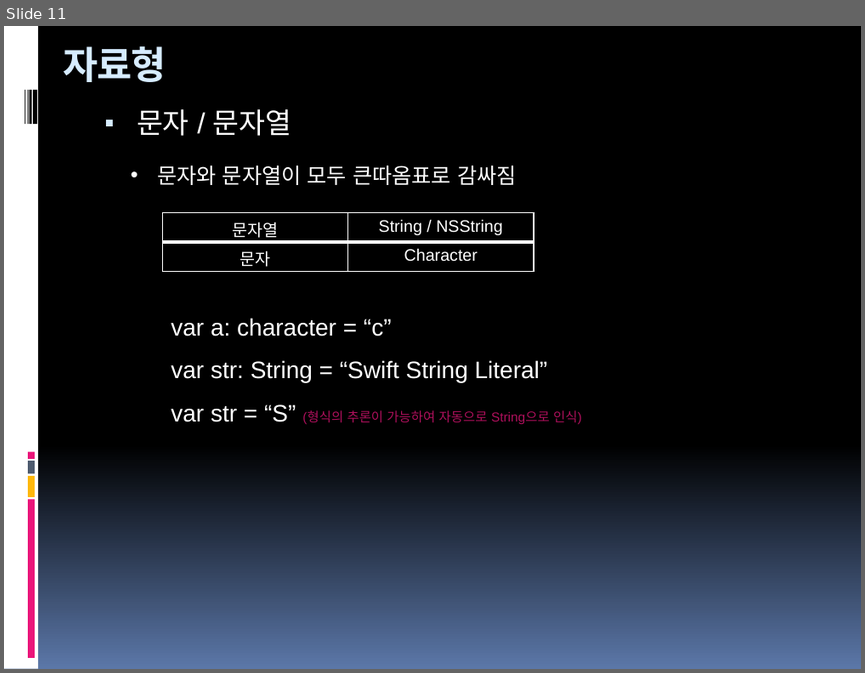
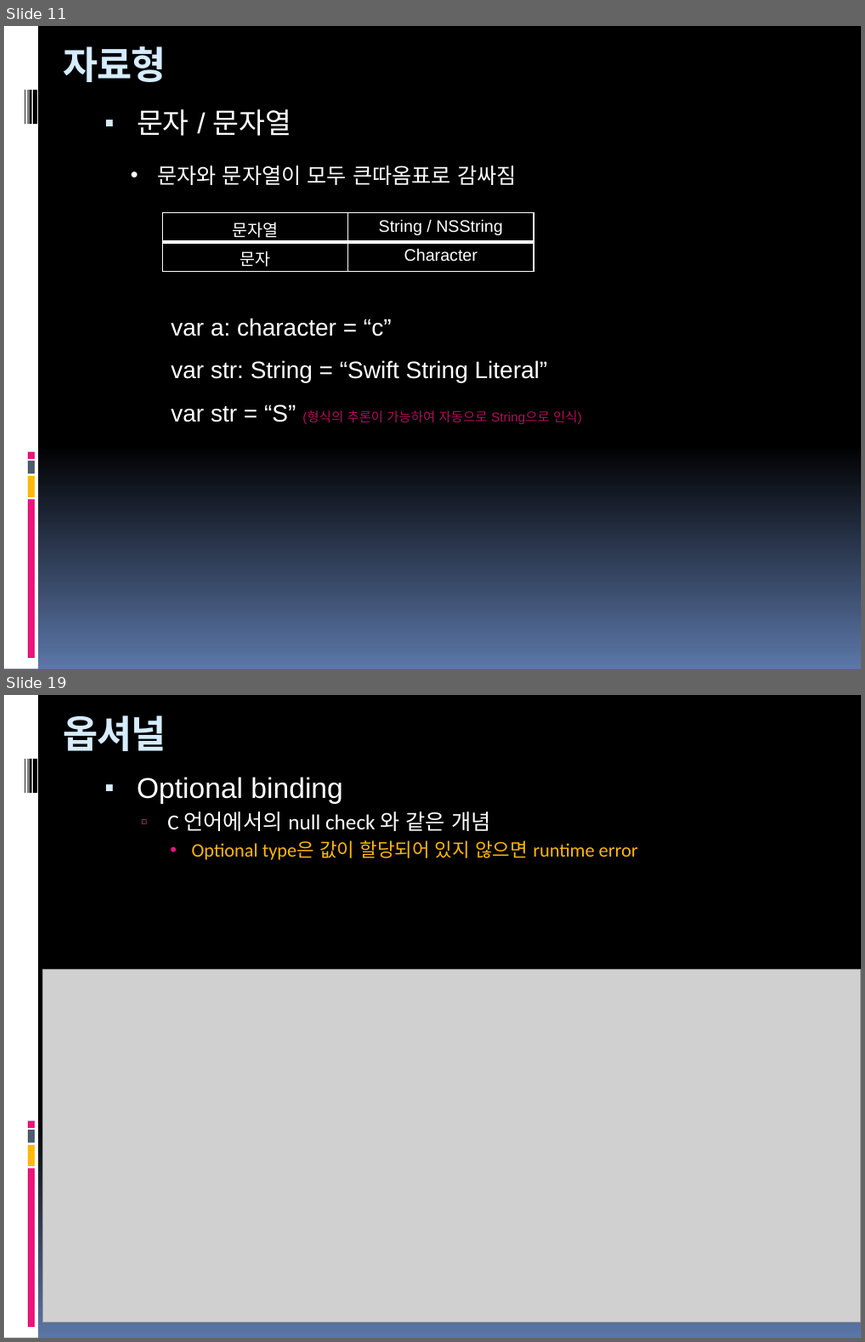
Before and after one commit to hounga13/helloSwift, a slide deck: Swift세미나자료.pptx. Shown one above the other, each under a label of ours: slide 11 before the commit, slides 11 and 19 after it; the slides between them are not shown. The pictures are 865x673 and 865x1342 pixels, drawn with LibreOffice and Linux fonts; fonts in the diff are those of the drawing; grey boxes stand for pictures. Boxes give left, top, right and bottom in pixels: in the first picture for what was removed or moved away, otherwise in the second. Text is boxed around its words. In the diff, an @@ line names an element or a change of style, - is before the commit and + after.

```diff
--- a/Swift세미나자료.pptx
+++ b/Swift세미나자료.pptx
@@ slide 19 added at <box>4,695,861,1338</box>, background gradient #000000 to #5B77A8; not listed: 9 template elements that a slide beside it also shows @@
@@ title added at <box>63,715,166,751</box>, 32 pt, text #D6ECFF, bold @@
+옵셔널
@@ text added at <box>137,777,638,860</box>, 16 pt, text #FEB80A @@
+▪ Optional binding
+  ▫ C 언어에서의 null check 와 같은 개념
+    • Optional type은 값이 할당되어 있지 않으면 runtime error
@@ picture added at <box>42,970,861,1321</box> @@
```
Also in this commit, not shown: 2 slides changed, 18 other slides added.
